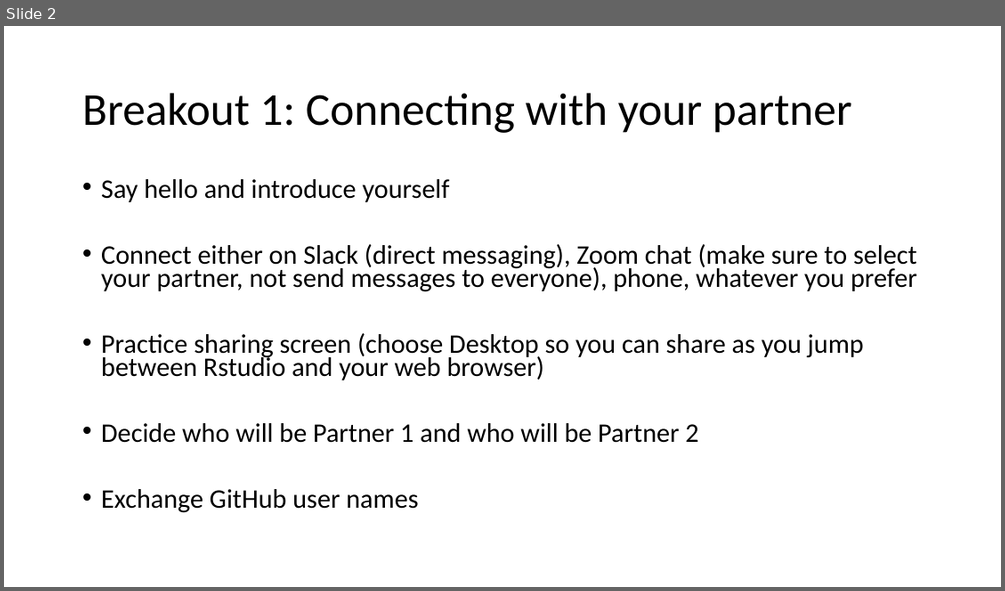
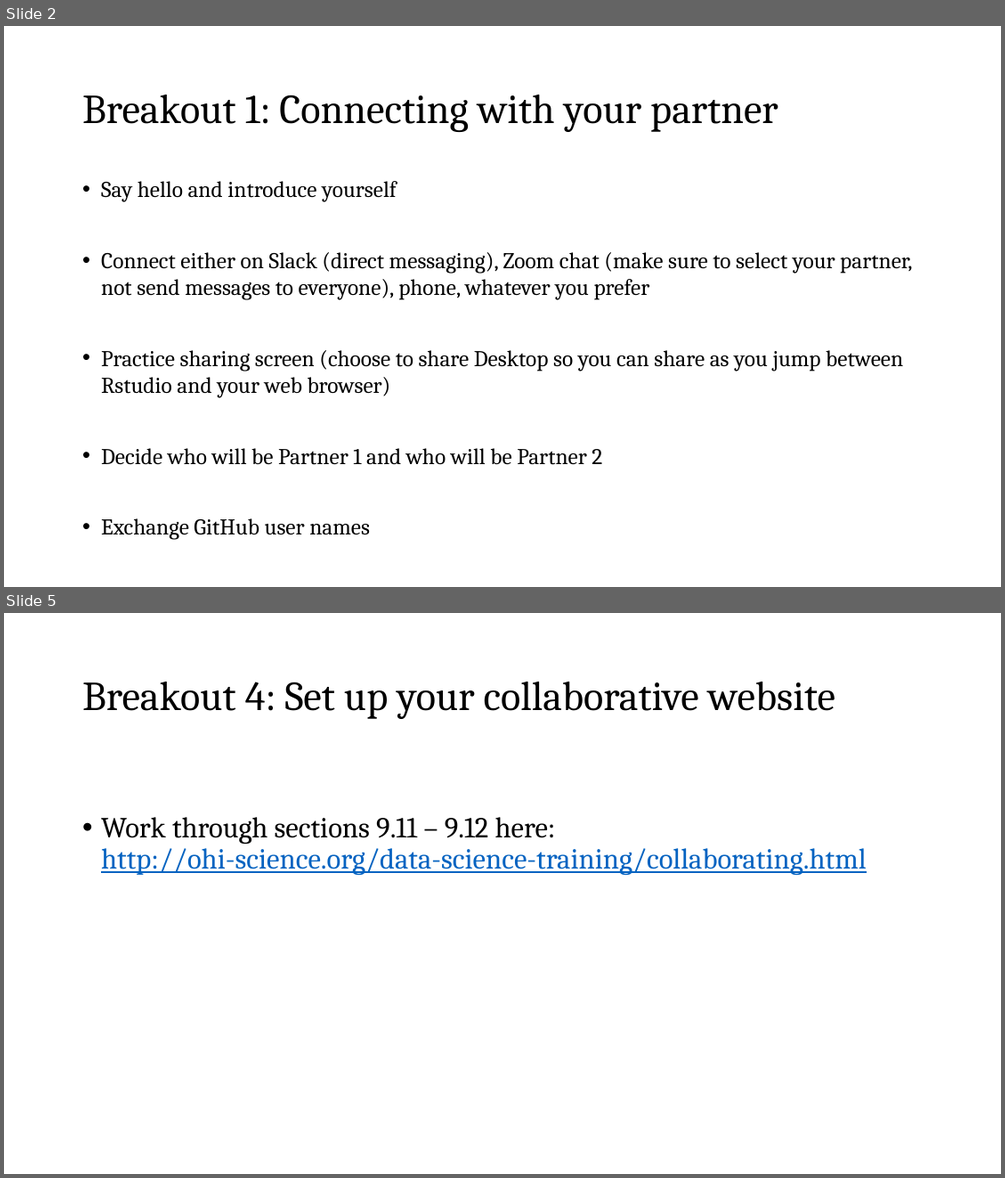
Before and after one commit to nt246/NTRES6940-data-science, a slide deck: slides/Slides_class10.pptx. Shown one above the other, each under a label of ours: slide 2 before the commit, slides 2 and 5 after it; the slides between them are not shown. The pictures are 1005x591 and 1005x1178 pixels, drawn with LibreOffice and Linux fonts; fonts in the diff are those of the drawing. Boxes give left, top, right and bottom in pixels: in the first picture for what was removed or moved away, otherwise in the second. Text is boxed around its words. In the diff, an @@ line names an element or a change of style, - is before the commit and + after.

```diff
--- a/slides/Slides_class10.pptx
+++ b/slides/Slides_class10.pptx
@@ slide 5 added at <box>4,613,1001,1174</box>, background #FFFFFF @@
@@ title added at <box>82,682,835,719</box>, 29.7 pt, text #000000 @@
+Breakout 4: Set up your collaborative website
@@ text added at <box>101,817,866,875</box>, 21 pt, text #0563C1, underline @@
+• Work through sections 9.11 – 9.12 here:
+  http://ohi-science.org/data-science-training/collaborating.html
@@ slide 2 changed as well @@
@@ title "Breakout 1: Connecting with your ..." at <box>82,95,778,132</box>: size 33 to 29.7 pt, font Calibri to Cambria @@
@@ text at <box>101,181,912,540</box>: size 19.4 to 16.3 pt, font Calibri to Cambria in "Say hello and introduce yourself", "Connect either on Slack (direct messaging), Zoom ...", "Decide who will be Partner 1 and ...", "Exchange GitHub user names"; line spacing 0.7 to 1 @@
@@ text at <box>101,350,903,398</box>: text changed; size 19.4 to 16.3 pt; font Calibri to Cambria @@
-• Practice sharing screen (choose Desktop so you can share as you jump between Rstudio and your web browser)
+• Practice sharing screen (choose to share Desktop so you can share as you jump between Rstudio and your web browser)
```
Also in this commit, not shown: 3 other slides changed, 4 other slides added, 1 other file.
